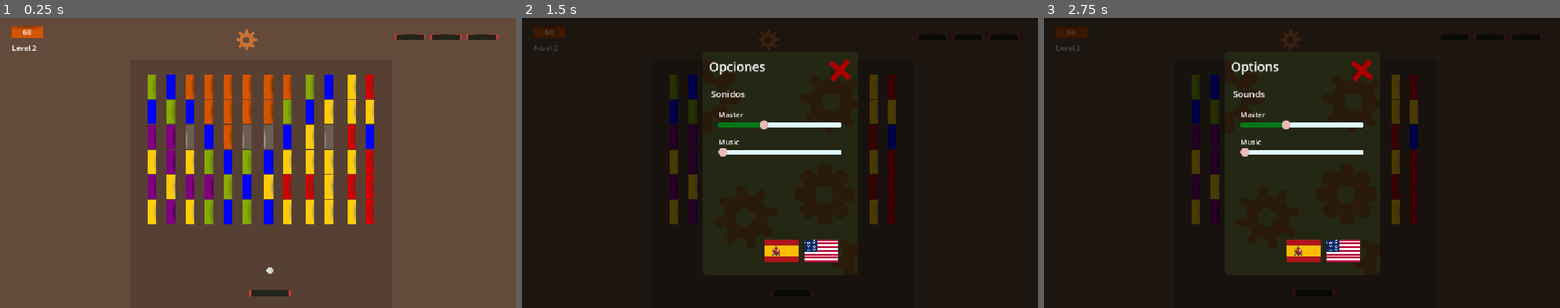
Above: before the commit, frames 1-3 (left to right).
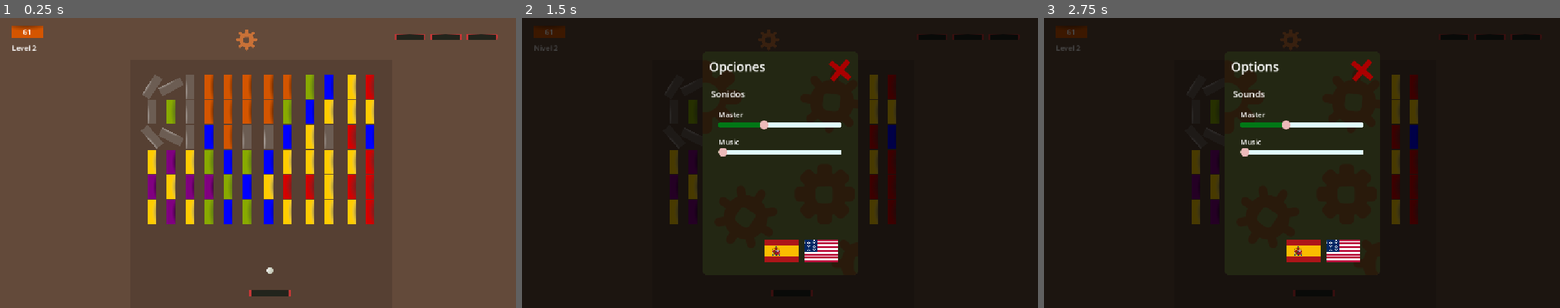
Above: after the commit, the same moments.

Repository: CardozoCasariegoLuciano/Brick_breacker
Game: Godot game, scene res://scenes/level_2.tscn
Two runs of this game, one before a commit and one after it. Both use one fixed random seed, a clock stepped at 60 frames per second and the inputs below. This scene is started directly instead of the project's main scene. The engine's default icon, where the game draws it, is replaced by a stand-in: a white triangle on a blue panel in a dark square.
Inputs (mouse positions are in pixels of both pictures, inside the frame that each line leads up to):
- Up to frame 1 (0.25 s): no input
- Up to frame 2 (1.5 s): click (769, 38) at 0.5 s; click (780, 250) at 1.25 s
- Up to frame 3 (2.75 s): click (1343, 250) at 2 s

The runs differ from the first frame. In frame 1, 1.3% of the frame differs, in the area x 5-38%, y 4-46%; in frame 2, 0.5%; in frame 3, 0.5%.

Commit message:
Add some powers

Diff:
--- a/scenes/ball.tscn
+++ b/scenes/ball.tscn
@@ -12,7 +12,7 @@
 radius = 8.0
 
 [node name="ball" type="RigidBody2D"]
-collision_layer = 3
+collision_layer = 2
 mass = 0.001
 physics_material_override = SubResource("PhysicsMaterial_cxlvu")
 gravity_scale = 0.0
@@ -45,4 +45,7 @@
 wait_time = 0.4
 one_shot = true
 
+[node name="VisibleOnScreenNotifier2D" type="VisibleOnScreenNotifier2D" parent="."]
+
 [connection signal="timeout" from="BladeSoundTImer" to="." method="_on_blade_sound_timer_timeout"]
+[connection signal="screen_exited" from="VisibleOnScreenNotifier2D" to="." method="_on_screen_exited"]
--- a/scenes/blade.tscn
+++ b/scenes/blade.tscn
@@ -6,13 +6,11 @@
 [sub_resource type="RectangleShape2D" id="RectangleShape2D_8qln7"]
 size = Vector2(92, 16)
 
-[sub_resource type="SegmentShape2D" id="SegmentShape2D_l0mm0"]
-b = Vector2(-10, 0)
-
-[sub_resource type="SegmentShape2D" id="SegmentShape2D_6v86d"]
-b = Vector2(10, 0)
+[sub_resource type="RectangleShape2D" id="RectangleShape2D_l0mm0"]
+size = Vector2(30.75, 2.75)
 
 [node name="Blade" type="StaticBody2D"]
+collision_mask = 5
 script = ExtResource("1_l0mm0")
 
 [node name="CollisionShape2D" type="CollisionShape2D" parent="."]
@@ -22,24 +20,6 @@
 scale = Vector2(0.4, 0.4)
 texture = ExtResource("2_l0mm0")
 
-[node name="Wall_detectors" type="Node2D" parent="."]
-
-[node name="left_detector" type="Area2D" parent="Wall_detectors"]
-position = Vector2(-47, 0)
-collision_layer = 2
-collision_mask = 2
-
-[node name="CollisionShape2D" type="CollisionShape2D" parent="Wall_detectors/left_detector"]
-shape = SubResource("SegmentShape2D_l0mm0")
-
-[node name="rigth_detector2" type="Area2D" parent="Wall_detectors"]
-position = Vector2(47, 0)
-collision_layer = 2
-collision_mask = 2
-
-[node name="CollisionShape2D" type="CollisionShape2D" parent="Wall_detectors/rigth_detector2"]
-shape = SubResource("SegmentShape2D_6v86d")
-
 [node name="CollisionPolygon2D" type="CollisionPolygon2D" parent="."]
 polygon = PackedVector2Array(-51, 4, -46, -8, -46, 8)
 
@@ -47,5 +27,25 @@
 rotation = 3.14159
 polygon = PackedVector2Array(-50, -3, -46, -8, -46, 8)
 
-[connection signal="body_entered" from="Wall_detectors/left_detector" to="." method="_on_left_detector_body_entered"]
-[connection signal="body_entered" from="Wall_detectors/rigth_detector2" to="." method="_on_rigth_detector_2_body_entered"]
+[node name="Wall_detectors" type="Node2D" parent="."]
+
+[node name="right" type="Area2D" parent="Wall_detectors"]
+position = Vector2(63, 0)
+collision_layer = 2
+collision_mask = 2
+
+[node name="CollisionShape2D" type="CollisionShape2D" parent="Wall_detectors/right"]
+position = Vector2(-27.625, 3.625)
+shape = SubResource("RectangleShape2D_l0mm0")
+
+[node name="left" type="Area2D" parent="Wall_detectors"]
+position = Vector2(-38, 0)
+collision_layer = 2
+collision_mask = 2
+
+[node name="CollisionShape2D" type="CollisionShape2D" parent="Wall_detectors/left"]
+position = Vector2(1, 4)
+shape = SubResource("RectangleShape2D_l0mm0")
+
+[connection signal="body_entered" from="Wall_detectors/right" to="." method="_on_rigth_detector_body_entered"]
+[connection signal="body_entered" from="Wall_detectors/left" to="." method="_on_left_detector_body_entered"]
--- a/scenes/defeat_area.tscn
+++ b/scenes/defeat_area.tscn
@@ -7,6 +7,8 @@
 size = Vector2(596, 20)
 
 [node name="defeat_area" type="Area2D"]
+collision_layer = 0
+collision_mask = 3
 script = ExtResource("1_efx1q")
 
 [node name="CollisionShape2D" type="CollisionShape2D" parent="."]
--- a/scenes/level_1.tscn
+++ b/scenes/level_1.tscn
@@ -1,9 +1,11 @@
-[gd_scene load_steps=10 format=3 uid="uid://ccipepny7crpc"]
+[gd_scene load_steps=13 format=3 uid="uid://ccipepny7crpc"]
 
 [ext_resource type="Script" uid="uid://qlvuov8pif8t" path="res://scripts/level.gd" id="1_pa8r4"]
 [ext_resource type="PackedScene" uid="uid://bb5bg8l4dg2qo" path="res://scenes/defeat_area.tscn" id="3_5xbjy"]
 [ext_resource type="PackedScene" uid="uid://cxrguhfw66yl0" path="res://scenes/brick.tscn" id="5_4nkto"]
+[ext_resource type="Script" uid="uid://dtxfgx8n5c0q4" path="res://scripts/types/power_types.gd" id="5_15mv3"]
 [ext_resource type="Script" uid="uid://bohme6gelcf6e" path="res://scripts/level_bricks_container.gd" id="6_e3sih"]
+[ext_resource type="Script" uid="uid://ce77pqkc86x7p" path="res://scripts/playables.gd" id="7_15mv3"]
 [ext_resource type="PackedScene" uid="uid://cp4ysh3g487rj" path="res://scenes/level_ui.tscn" id="7_pa8r4"]
 [ext_resource type="AudioStream" uid="uid://d47i1tpu83dc" path="res://assets/sounds/Sakura-Girl-Yay-chosic.com_.mp3" id="8_15mv3"]
 
@@ -15,6 +17,11 @@
 
 [sub_resource type="RectangleShape2D" id="RectangleShape2D_2os1m"]
 size = Vector2(592, 26)
+
+[sub_resource type="Resource" id="Resource_e3sih"]
+script = ExtResource("5_15mv3")
+type = 0
+metadata/_custom_type_script = "uid://dtxfgx8n5c0q4"
 
 [node name="Level_1" type="Node2D"]
 script = ExtResource("1_pa8r4")
@@ -77,20 +84,21 @@
 [node name="brick5" parent="Bricks" instance=ExtResource("5_4nkto")]
 position = Vector2(597, 343)
 rotation = 3.14159
+power_probability = 1.0
 brick_color = 4
 hits_point = 3
 
 [node name="brick6" parent="Bricks" instance=ExtResource("5_4nkto")]
 position = Vector2(627, 416)
 rotation = 3.14159
+power_probability = 1.0
 brick_color = 6
-hits_point = 2
 
 [node name="brick7" parent="Bricks" instance=ExtResource("5_4nkto")]
 position = Vector2(423, 357)
 rotation = 3.14159
+power_probability = 1.0
 brick_color = 3
-hits_point = 3
 
 [node name="brick8" parent="Bricks" instance=ExtResource("5_4nkto")]
 position = Vector2(606, 248)
@@ -110,6 +118,8 @@
 [node name="brick11" parent="Bricks" instance=ExtResource("5_4nkto")]
 position = Vector2(377, 197)
 rotation = 3.14159
+power_probability = 1.0
+power_type = SubResource("Resource_e3sih")
 
 [node name="Level_UI" parent="." instance=ExtResource("7_pa8r4")]
 anchors_preset = 0
@@ -128,6 +138,9 @@
 position = Vector2(602, 614)
 
 [node name="playables" type="Node2D" parent="."]
+script = ExtResource("7_15mv3")
+
+[node name="PowersContainer" type="Node2D" parent="."]
 
 [connection signal="on_live_lost" from="defeat_area" to="." method="_on_live_lost"]
 [connection signal="child_exiting_tree" from="Bricks" to="Bricks" method="_on_child_exiting_tree"]
--- a/scenes/level_2.tscn
+++ b/scenes/level_2.tscn
@@ -1,9 +1,11 @@
-[gd_scene load_steps=10 format=3 uid="uid://nmb1kyc10nlc"]
+[gd_scene load_steps=16 format=3 uid="uid://nmb1kyc10nlc"]
 
 [ext_resource type="Script" uid="uid://qlvuov8pif8t" path="res://scripts/level.gd" id="1_y0kc7"]
 [ext_resource type="PackedScene" uid="uid://bb5bg8l4dg2qo" path="res://scenes/defeat_area.tscn" id="3_6cvei"]
 [ext_resource type="PackedScene" uid="uid://cp4ysh3g487rj" path="res://scenes/level_ui.tscn" id="5_hey2k"]
+[ext_resource type="Script" uid="uid://dtxfgx8n5c0q4" path="res://scripts/types/power_types.gd" id="6_ne2mo"]
 [ext_resource type="AudioStream" uid="uid://d47i1tpu83dc" path="res://assets/sounds/Sakura-Girl-Yay-chosic.com_.mp3" id="6_wo48x"]
+[ext_resource type="Script" uid="uid://ce77pqkc86x7p" path="res://scripts/playables.gd" id="6_y0kc7"]
 [ext_resource type="PackedScene" uid="uid://cxrguhfw66yl0" path="res://scenes/brick.tscn" id="7_g2hoc"]
 [ext_resource type="Script" uid="uid://bohme6gelcf6e" path="res://scripts/level_bricks_container.gd" id="7_ne2mo"]
 
@@ -15,22 +17,73 @@
 
 [sub_resource type="RectangleShape2D" id="RectangleShape2D_hey2k"]
 size = Vector2(587, 26)
+
+[sub_resource type="Resource" id="Resource_6cvei"]
+script = ExtResource("6_ne2mo")
+type = 0
+metadata/_custom_type_script = "uid://dtxfgx8n5c0q4"
+
+[sub_resource type="Resource" id="Resource_que50"]
+script = ExtResource("6_ne2mo")
+type = 0
+metadata/_custom_type_script = "uid://dtxfgx8n5c0q4"
+
+[sub_resource type="Resource" id="Resource_hey2k"]
+script = ExtResource("6_ne2mo")
+type = 0
+metadata/_custom_type_script = "uid://dtxfgx8n5c0q4"
+
+[sub_resource type="Resource" id="Resource_ne2mo"]
+script = ExtResource("6_ne2mo")
+type = 0
+metadata/_custom_type_script = "uid://dtxfgx8n5c0q4"
 
 [node name="level_2" type="Node2D"]
 script = ExtResource("1_y0kc7")
 level = 2
 
-[node name="ColorRect" type="ColorRect" parent="."]
+[node name="Walls" type="Node2D" parent="."]
+position = Vector2(0, 3)
+
+[node name="ColorRect" type="ColorRect" parent="Walls"]
+offset_top = -3.0
 offset_right = 1152.0
-offset_bottom = 648.0
+offset_bottom = 645.0
 color = Color(0.389423, 0.289157, 0.228265, 1)
 
-[node name="ColorRect2" type="ColorRect" parent="."]
+[node name="ColorRect2" type="ColorRect" parent="Walls"]
 offset_left = 290.0
-offset_top = 93.0
+offset_top = 90.0
 offset_right = 874.0
-offset_bottom = 660.0
+offset_bottom = 657.0
 color = Color(0, 0, 0, 0.129412)
+
+[node name="StaticBody2D" type="StaticBody2D" parent="Walls"]
+position = Vector2(274, 143)
+collision_layer = 3
+collision_mask = 3
+
+[node name="CollisionShape2D" type="CollisionShape2D" parent="Walls/StaticBody2D"]
+position = Vector2(2, 212)
+shape = SubResource("RectangleShape2D_6cvei")
+
+[node name="StaticBody2D2" type="StaticBody2D" parent="Walls"]
+position = Vector2(889, 148)
+collision_layer = 3
+collision_mask = 3
+
+[node name="CollisionShape2D" type="CollisionShape2D" parent="Walls/StaticBody2D2"]
+position = Vector2(-1, 212.5)
+shape = SubResource("RectangleShape2D_que50")
+
+[node name="StaticBody2D3" type="StaticBody2D" parent="Walls"]
+position = Vector2(343, 74)
+collision_layer = 3
+collision_mask = 3
+
+[node name="CollisionShape2D" type="CollisionShape2D" parent="Walls/StaticBody2D3"]
+position = Vector2(236.5, 3)
+shape = SubResource("RectangleShape2D_hey2k")
 
 [node name="defeat_area" parent="." instance=ExtResource("3_6cvei")]
 position = Vector2(579, 653)
@@ -42,37 +95,6 @@
 grow_horizontal = 1
 grow_vertical = 1
 
-[node name="Walls" type="Node2D" parent="."]
-visible = false
-position = Vector2(0, 3)
-
-[node name="StaticBody2D" type="StaticBody2D" parent="Walls"]
-position = Vector2(274, 143)
-collision_layer = 3
-collision_mask = 3
-
-[node name="CollisionShape2D" type="CollisionShape2D" parent="Walls/StaticBody2D"]
-position = Vector2(2, 212)
-shape = SubResource("RectangleShape2D_6cvei")
-
-[node name="StaticBody2D2" type="StaticBody2D" parent="Walls"]
-position = Vector2(889, 148)
-collision_layer = 3
-collision_mask = 3
-
-[node name="CollisionShape2D" type="CollisionShape2D" parent="Walls/StaticBody2D2"]
-position = Vector2(-1, 212.5)
-shape = SubResource("RectangleShape2D_que50")
-
-[node name="StaticBody2D3" type="StaticBody2D" parent="Walls"]
-position = Vector2(343, 74)
-collision_layer = 3
-collision_mask = 3
-
-[node name="CollisionShape2D" type="CollisionShape2D" parent="Walls/StaticBody2D3"]
-position = Vector2(236.5, 3)
-shape = SubResource("RectangleShape2D_hey2k")
-
 [node name="Bricks" type="Node2D" parent="."]
 script = ExtResource("7_ne2mo")
 
@@ -88,18 +110,18 @@
 
 [node name="brick5" parent="Bricks" instance=ExtResource("7_g2hoc")]
 position = Vector2(339, 265)
-rotation = 1.5708
-brick_color = 3
+rotation = 0.846071
+brick_color = 5
 
 [node name="brick6" parent="Bricks" instance=ExtResource("7_g2hoc")]
 position = Vector2(339, 209)
 rotation = 1.5708
-brick_color = 2
+brick_color = 5
 
 [node name="brick7" parent="Bricks" instance=ExtResource("7_g2hoc")]
 position = Vector2(339, 153)
-rotation = 1.5708
-brick_color = 1
+rotation = 2.14749
+brick_color = 5
 
 [node name="brick9" parent="Bricks" instance=ExtResource("7_g2hoc")]
 position = Vector2(381, 377)
@@ -113,8 +135,8 @@
 
 [node name="brick11" parent="Bricks" instance=ExtResource("7_g2hoc")]
 position = Vector2(381, 265)
-rotation = 1.5708
-brick_color = 3
+rotation = 3.61139
+brick_color = 5
 
 [node name="brick12" parent="Bricks" instance=ExtResource("7_g2hoc")]
 position = Vector2(381, 209)
@@ -123,8 +145,8 @@
 
 [node name="brick13" parent="Bricks" instance=ExtResource("7_g2hoc")]
 position = Vector2(381, 153)
-rotation = 1.5708
-brick_color = 2
+rotation = 2.67265
+brick_color = 5
 
 [node name="brick15" parent="Bricks" instance=ExtResource("7_g2hoc")]
 position = Vector2(784, 377)
@@ -152,14 +174,20 @@
 [node name="brick21" parent="Bricks" instance=ExtResource("7_g2hoc")]
 position = Vector2(826, 377)
 rotation = 1.5708
+power_probability = 1.0
+power_type = SubResource("Resource_6cvei")
 
 [node name="brick22" parent="Bricks" instance=ExtResource("7_g2hoc")]
 position = Vector2(826, 321)
 rotation = 1.5708
+power_probability = 1.0
+power_type = SubResource("Resource_que50")
 
 [node name="brick23" parent="Bricks" instance=ExtResource("7_g2hoc")]
 position = Vector2(826, 265)
 rotation = 1.5708
+power_probability = 1.0
+power_type = SubResource("Resource_hey2k")
 brick_color = 2
 
 [node name="brick24" parent="Bricks" instance=ExtResource("7_g2hoc")]
@@ -337,12 +365,12 @@
 [node name="brick66" parent="Bricks" instance=ExtResource("7_g2hoc")]
 position = Vector2(424, 209)
 rotation = 1.5708
-brick_color = 2
+brick_color = 5
 
 [node name="brick67" parent="Bricks" instance=ExtResource("7_g2hoc")]
 position = Vector2(424, 153)
 rotation = 1.5708
-brick_color = 4
+brick_color = 5
 
 [node name="brick69" parent="Bricks" instance=ExtResource("7_g2hoc")]
 position = Vector2(466, 377)
@@ -372,6 +400,8 @@
 [node name="brick50" parent="Bricks" instance=ExtResource("7_g2hoc")]
 position = Vector2(826, 433)
 rotation = 1.5708
+power_probability = 1.0
+power_type = SubResource("Resource_ne2mo")
 
 [node name="brick62" parent="Bricks" instance=ExtResource("7_g2hoc")]
 position = Vector2(691, 433)
@@ -432,6 +462,7 @@
 position = Vector2(602, 614)
 
 [node name="playables" type="Node2D" parent="."]
+script = ExtResource("6_y0kc7")
 
 [node name="AudioStreamPlayer" type="AudioStreamPlayer" parent="."]
 stream = ExtResource("6_wo48x")
@@ -439,6 +470,8 @@
 bus = &"Music"
 parameters/looping = true
 
+[node name="PowersContainer" type="Node2D" parent="."]
+
 [connection signal="on_live_lost" from="defeat_area" to="." method="_on_live_lost"]
 [connection signal="child_exiting_tree" from="Bricks" to="Bricks" method="_on_child_exiting_tree"]
 [connection signal="on_destroy_brick" from="Bricks" to="." method="_on_bricks_destroy"]
--- /dev/null
+++ b/scenes/power.tscn
@@ -0,0 +1,34 @@
+[gd_scene load_steps=5 format=3 uid="uid://b8pcgqe3nvou4"]
+
+[ext_resource type="Texture2D" uid="uid://bpfb1mm8wm8ea" path="res://icon.svg" id="1_tvpre"]
+[ext_resource type="Script" uid="uid://c0kcu7wb2f8wm" path="res://scripts/power.gd" id="1_wv4di"]
+
+[sub_resource type="CircleShape2D" id="CircleShape2D_wv4di"]
+radius = 25.1794
+
+[sub_resource type="CircleShape2D" id="CircleShape2D_epnfp"]
+radius = 36.0139
+
+[node name="Power" type="CharacterBody2D"]
+collision_layer = 4
+collision_mask = 0
+script = ExtResource("1_wv4di")
+
+[node name="CollisionShape2D" type="CollisionShape2D" parent="."]
+visible = false
+shape = SubResource("CircleShape2D_wv4di")
+
+[node name="Icon" type="Sprite2D" parent="."]
+z_index = 12
+scale = Vector2(0.34375, 0.359375)
+texture = ExtResource("1_tvpre")
+
+[node name="VisibleOnScreenNotifier2D" type="VisibleOnScreenNotifier2D" parent="."]
+
+[node name="Blade_detector" type="Area2D" parent="."]
+
+[node name="CollisionShape2D" type="CollisionShape2D" parent="Blade_detector"]
+shape = SubResource("CircleShape2D_epnfp")
+
+[connection signal="screen_exited" from="VisibleOnScreenNotifier2D" to="." method="_on_screen_exited"]
+[connection signal="body_entered" from="Blade_detector" to="." method="_on_blade_entered"]
--- a/scripts/ball.gd
+++ b/scripts/ball.gd
@@ -14,8 +14,20 @@
 }
 var can_emit_blade_sound = true
 
-func init_ball(blade: Blade):
+func init_ball(blade: Blade, initial_position):
 	static_mode["target"] = blade
+	position = Vector2(initial_position.x,initial_position.y - 50)
+	blade.on_get_power.connect(get_power)
+
+func clone_ball(ball: Ball, margin: int, angle: int):
+	var blade = ball.static_mode["target"]
+	static_mode = {
+		"active": false,
+		"target": blade
+ 	}
+	blade.on_get_power.connect(get_power)
+	position = Vector2(ball.position.x + margin, ball.position.y)
+	velocity = ball.velocity.rotated(deg_to_rad(angle))
 
 func _physics_process(delta: float) -> void:
 	if static_mode["active"]:
@@ -89,3 +101,14 @@
 
 func _on_blade_sound_timer_timeout() -> void:
 	can_emit_blade_sound = true
+
+func get_power(power_code):
+	match power_code:
+			PowerType.Types.MULTI_BALL:
+				if(get_parent()):
+					get_parent().MULTI_BALL_CASE(self)
+			_:
+				pass
+
+func _on_screen_exited() -> void:
+	queue_free()
--- a/scripts/blade.gd
+++ b/scripts/blade.gd
@@ -1,25 +1,55 @@
 extends StaticBody2D
 class_name Blade
+signal on_get_power(code: String)
+
+@onready var right: Area2D = $Wall_detectors/right
+@onready var left: Area2D = $Wall_detectors/left
 
 var speed = 600
 var borders = {
-	"left" : -1000000,
-	"rigth" : 1000000
+	"left" : true,
+	"rigth" : true
 }
 
+func init_blade( init_position):
+	position = init_position
+
 func _physics_process(delta: float) -> void:
-	position.x += speed * delta * get_axis().x
-	position.x = clamp(position.x, borders["left"],borders["rigth"])
+	if(get_axis().x > 0 and borders["rigth"]):
+		borders["left"] = true
+		position.x += speed * delta * get_axis().x
+	if(get_axis().x < 0 and borders["left"]):
+		borders["rigth"] = true
+		position.x += speed * delta * get_axis().x
+
 
 func get_axis():
 	var axis = Vector2.ZERO
 	axis.x = int(Input.is_action_pressed("rigth")) - int(Input.is_action_pressed("left"))
 	return axis.normalized()
 
+func apply_power(power_code):
+	on_get_power.emit(power_code)
+
+	match power_code:
+			PowerType.Types.BIG_BLADE:
+				get_parent().BIG_BLADE_CASE(self)
+			PowerType.Types.SMALL_BLADE:
+				get_parent().SMALL_BLADE_CASE(self)
+
+func change_size(new_value):
+	scale.x = new_value
+	if right.get_overlapping_bodies().size() > 0:
+		position.x -= 50
+		borders["rigth"] = true
+	if left.get_overlapping_bodies().size() > 0:
+		position.x += 50
+		borders["left"] = true
+
+func _on_rigth_detector_body_entered(body: Node2D) -> void:
+	if body is StaticBody2D:
+		borders["rigth"] = false
+
 func _on_left_detector_body_entered(body: Node2D) -> void:
 	if body is StaticBody2D:
-		borders["left"] = position.x
-
-func _on_rigth_detector_2_body_entered(body: Node2D) -> void:
-	if body is StaticBody2D:
-		borders["rigth"] = position.x
+		borders["left"] = false
--- a/scripts/brick.gd
+++ b/scripts/brick.gd
@@ -3,9 +3,12 @@
 
 @onready var collision_shape_2d: CollisionShape2D = $CollisionShape2D
 @onready var sprite: Sprite2D = $Sprite2D
+
 var texture_hits_folder
 enum Bricks_color {RED, GREEN, BLUE, PURPLE, ORANGE, INDESTRUCTIBLE, YELLOW }
 
+@export var power_probability: float = 0.10
+@export var power_type: PowerType = null
 @export var brick_color: Bricks_color:
 	set(value):
 		brick_color = value
@@ -31,9 +34,9 @@
 			Bricks_color.INDESTRUCTIBLE:
 				texture_selected = preload("res://assets/bricks/Indestructible/indestructible_brick.png")
 @export_range(1, 4, 1) var hits_point: int = 1
+
 var current_hits_point: int
 var texture_selected: Texture2D
-
 
 func _ready() -> void:
 	if(brick_color == 0):
@@ -69,4 +72,19 @@
 
 
 func delete():
+	randomize()
+	if should_execute(power_probability):
+		generate_power()
 	queue_free()
+
+func generate_power():
+	const power_scene = preload("res://scenes/power.tscn")
+	var instance = power_scene.instantiate() as Power
+	instance.init_power(position, power_type)
+
+	var bricks_container = get_parent()
+	var level_scene = bricks_container.get_parent()
+	level_scene.add_power_in_containier(instance)
+
+func should_execute(probability: float) -> bool:
+	return randf() < probability
--- a/scripts/defeat_area.gd
+++ b/scripts/defeat_area.gd
@@ -5,7 +5,6 @@
 
 func _on_body_entered(body: Node2D) -> void:
 	if body is Ball:
-		Global.lost_live()
 		if Global.current_lives == 0:
 			get_parent().desconect_signals()
 			await get_tree().create_timer(0.2).timeout
--- a/scripts/level.gd
+++ b/scripts/level.gd
@@ -3,14 +3,12 @@
 @onready var bricks_container: Node2D = $Bricks
 @onready var initial_position: Marker2D = $InitialPosition
 @onready var playables: Node2D = $playables
+@onready var powers_container: Node2D = $PowersContainer
 
 @export var level:int = 1
 
-const BALL = preload("res://scenes/ball.tscn")
-const BLADE = preload("res://scenes/blade.tscn")
-
 func _ready() -> void:
-	create_playables()
+	playables.create_playables(initial_position)
 	Global.on_level_change.emit(level)
 	level_ui.on_change_current_bricks.emit(bricks_container.destructibles_bricks)
 
@@ -42,34 +40,31 @@
 		return result
 	return false
 
+
 func _on_live_lost() -> void:
-	create_playables()
+	print("Playables: ",playables.get_child_count())
+	if playables.get_child_count() <= 2:
 
-func create_playables():
-	remove_playables()
-
-	var ball_instance = BALL.instantiate() as Ball
-	var blade_instance = BLADE.instantiate() as Blade
-
-	ball_instance.init_ball(blade_instance)
-
-	var marker_position = initial_position.position
-	blade_instance.position = marker_position
-	ball_instance.position = Vector2(marker_position.x,marker_position.y - 50)
-	playables.call_deferred("add_child",blade_instance)
-	playables.call_deferred("add_child",ball_instance)
+		Global.lost_live()
+		remove_floating_powers()
+		playables.create_playables(initial_position)
 
 
-func remove_playables():
-	for node in playables.get_children():
-		playables.remove_child(node)
+func add_power_in_containier(power):
+	powers_container.add_child(power)
+
+func remove_floating_powers():
+	print(powers_container.get_children())
+	for node in powers_container.get_children():
+		powers_container.call_deferred("remove_child",node)
 
 #TODO: Agregar que caigan poderes de los bloques
+	#Crear los sprites de los poderes
+	#Agregar mas poderes y su funcinalidad
+	#Actualizar los niveles
+	#Agregar que los bloques tengan una pequeña chance de ser x2, x3 o x4
 
 
-#TODO: Agregar un puntaje
-#		EJ, mas puntos con combos de rebotes
-#		Guardar los puntajes de cada jugadore
 #TODO: Agregar mas niveles
 #TODO: Agregar multijugador local (una en la parte de abajo y otro en la de arriba, cada uno con su pelota
 #		pero con los mismos bloques)
--- /dev/null
+++ b/scripts/playables.gd
@@ -0,0 +1,41 @@
+extends Node2D
+
+const BALL = preload("res://scenes/ball.tscn")
+const BLADE = preload("res://scenes/blade.tscn")
+
+func create_playables(initial_position):
+	remove_playables()
+
+	var ball_instance = BALL.instantiate() as Ball
+	var blade_instance = BLADE.instantiate() as Blade
+
+	var marker_position = initial_position.position
+
+	blade_instance.init_blade(marker_position)
+	ball_instance.init_ball(blade_instance, marker_position)
+
+	call_deferred("add_child",blade_instance)
+	call_deferred("add_child",ball_instance)
+
+func remove_playables():
+	for node in get_children():
+		remove_child(node)
+
+func MULTI_BALL_CASE(ball: Ball):
+	var ball_1_instance = BALL.instantiate() as Ball
+	var ball_2_instance = BALL.instantiate() as Ball
+
+	ball_1_instance.clone_ball(ball, 20, 45)
+	ball_2_instance.clone_ball(ball, -20, -45)
+
+	call_deferred("add_child",ball_1_instance)
+	call_deferred("add_child",ball_2_instance)
+
+
+func BIG_BLADE_CASE(blade: Blade):
+	if(blade.scale.x < 2):
+		blade.change_size(blade.scale.x + 0.5)
+
+func SMALL_BLADE_CASE(blade: Blade):
+	if(blade.scale.x > 0.5):
+		blade.change_size(blade.scale.x - 0.25)
--- /dev/null
+++ b/scripts/power.gd
@@ -0,0 +1,40 @@
+extends CharacterBody2D
+class_name Power
+
+@onready var icon: Sprite2D = $Icon
+
+const speed = 400
+var curren_power
+
+func _physics_process(_delta: float) -> void:
+	velocity.y = speed
+	move_and_slide()
+
+func _ready() -> void:
+	set_sprite(curren_power)
+
+func init_power(brik_position: Vector2, power_type: PowerType):
+	position = brik_position
+
+	if (power_type):
+		curren_power = power_type.type
+	else:
+		const types = PowerType.Types
+		curren_power = types[types.find_key(randi() % types.size())]
+
+
+func set_sprite(power):
+	const Types = PowerType.Types
+	match power:
+		Types.BIG_BLADE:
+			icon.modulate = Color(1.0, 0.19, 0.19)
+		Types.SMALL_BLADE:
+			icon.modulate = Color(0.345, 0.57, 0.325)
+
+func _on_screen_exited() -> void:
+	queue_free()
+
+func _on_blade_entered(body: Node2D) -> void:
+	if body is Blade:
+		body.apply_power(curren_power)
+		queue_free()
--- /dev/null
+++ b/scripts/types/power_types.gd
@@ -0,0 +1,9 @@
+class_name PowerType
+extends Resource
+
+
+enum Types {MULTI_BALL, BIG_BLADE, SMALL_BLADE}
+#"SMALL_BLADE" "SLOW_BALL" "FAST_BALL" "BOOM"
+
+
+@export var type: Types
Not shown: 1 places in scenes/blade.tscn that only renumber resources
Not shown, added: scripts/playables.gd.uid
Not shown, added: scripts/power.gd.uid
Not shown, added: scripts/types/power_types.gd.uid
